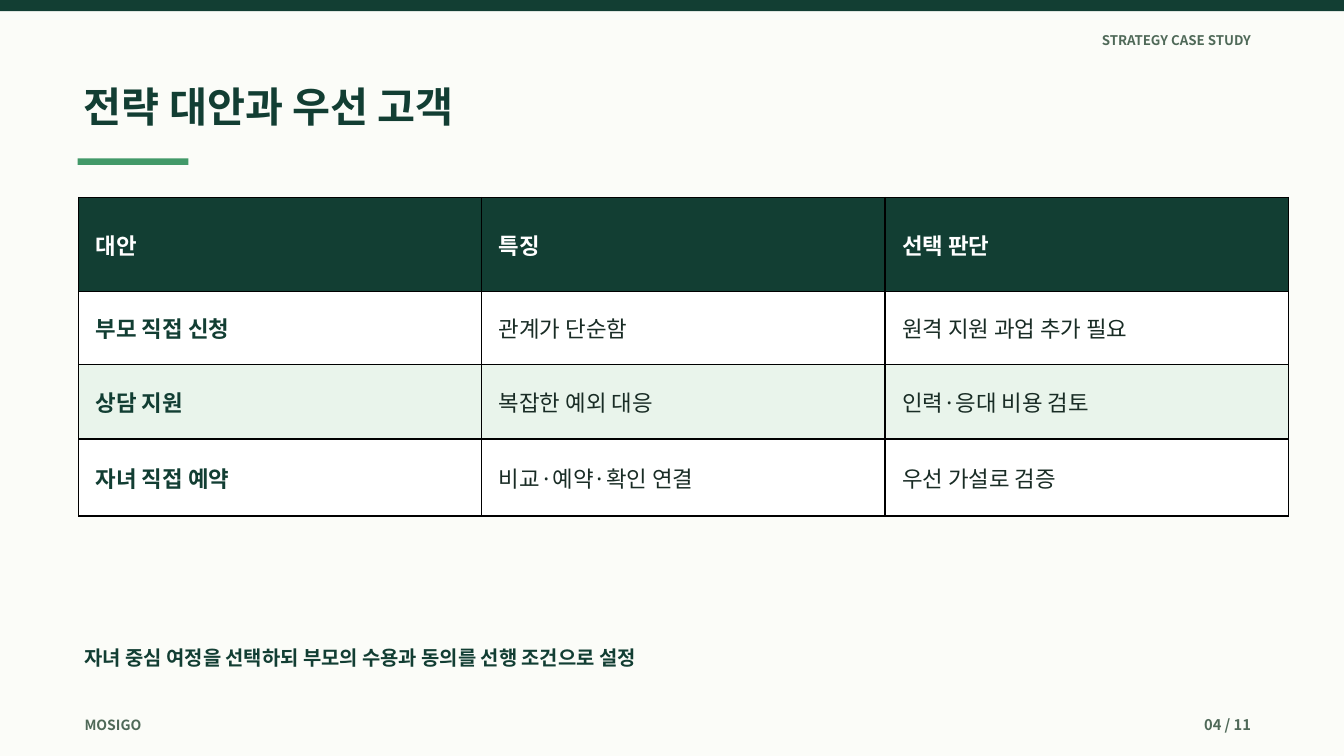
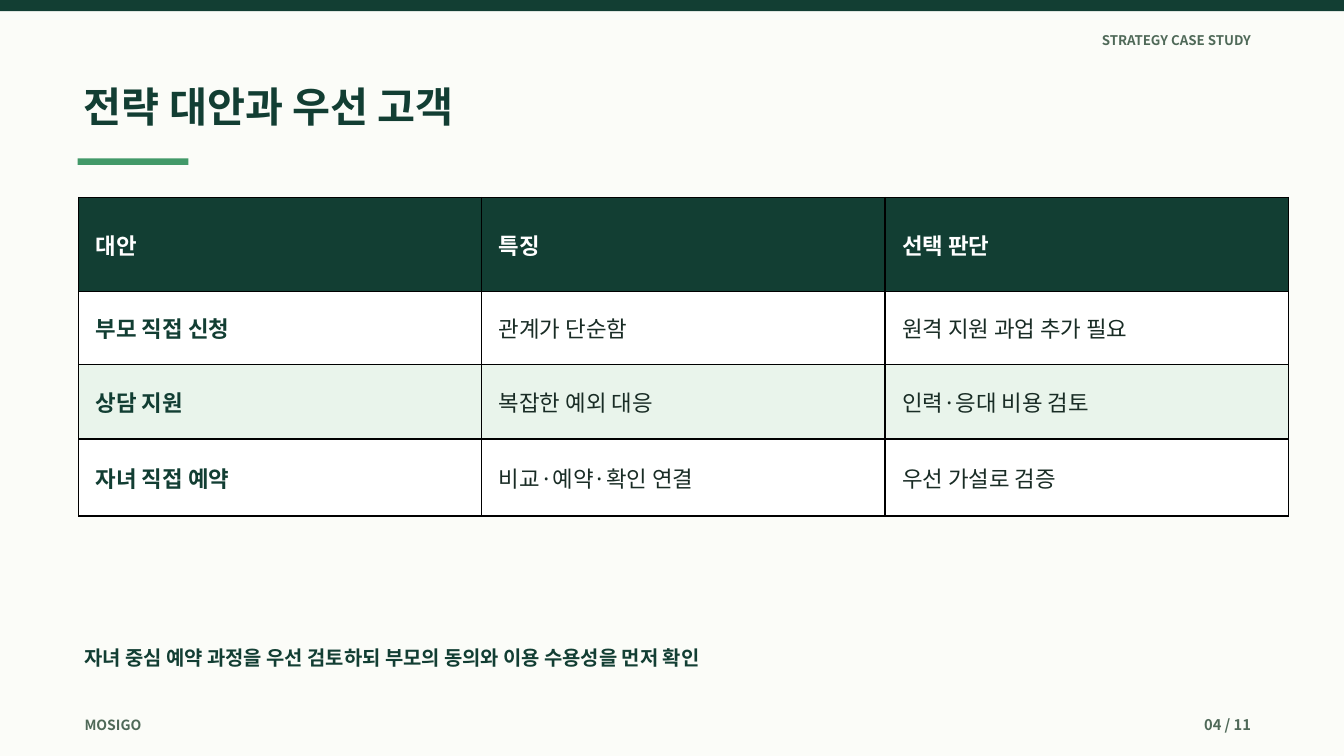
Before and after one commit to dohyunkimmm/mosigo-case-study, a slide deck: slide 4 of downloads/mosigo_report.pptx. Drawn at 1344x756 pixels with LibreOffice and Linux fonts; fonts in the diff are those of the drawing. Boxes give left, top, right and bottom in pixels: in the first picture for what was removed or moved away, otherwise in the second. Text is boxed around its words. In the diff, an @@ line names an element or a change of style, - is before the commit and + after.

```diff
--- a/downloads/mosigo_report.pptx
+++ b/downloads/mosigo_report.pptx
@@ text at (85,648,700,667): text changed @@
-자녀 중심 여정을 선택하되 부모의 수용과 동의를 선행 조건으로 설정
+자녀 중심 예약 과정을 우선 검토하되 부모의 동의와 이용 수용성을 먼저 확인
```
Also in this commit, not shown: 7 other slides changed, 17 other files.
